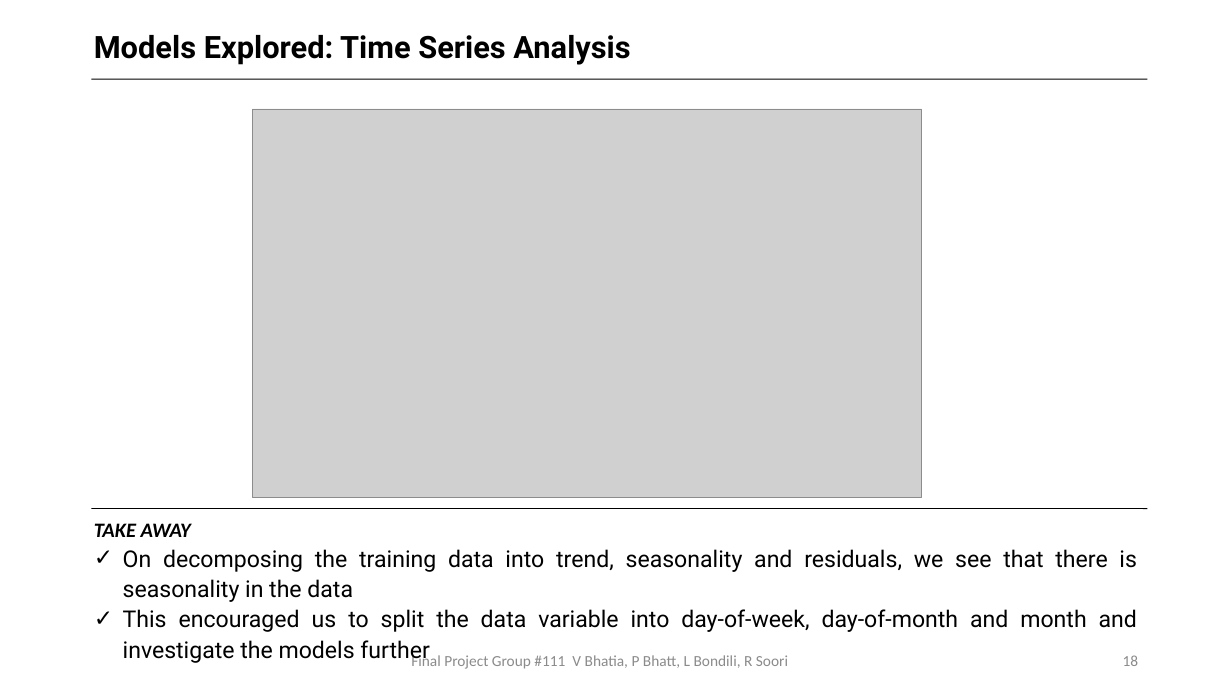
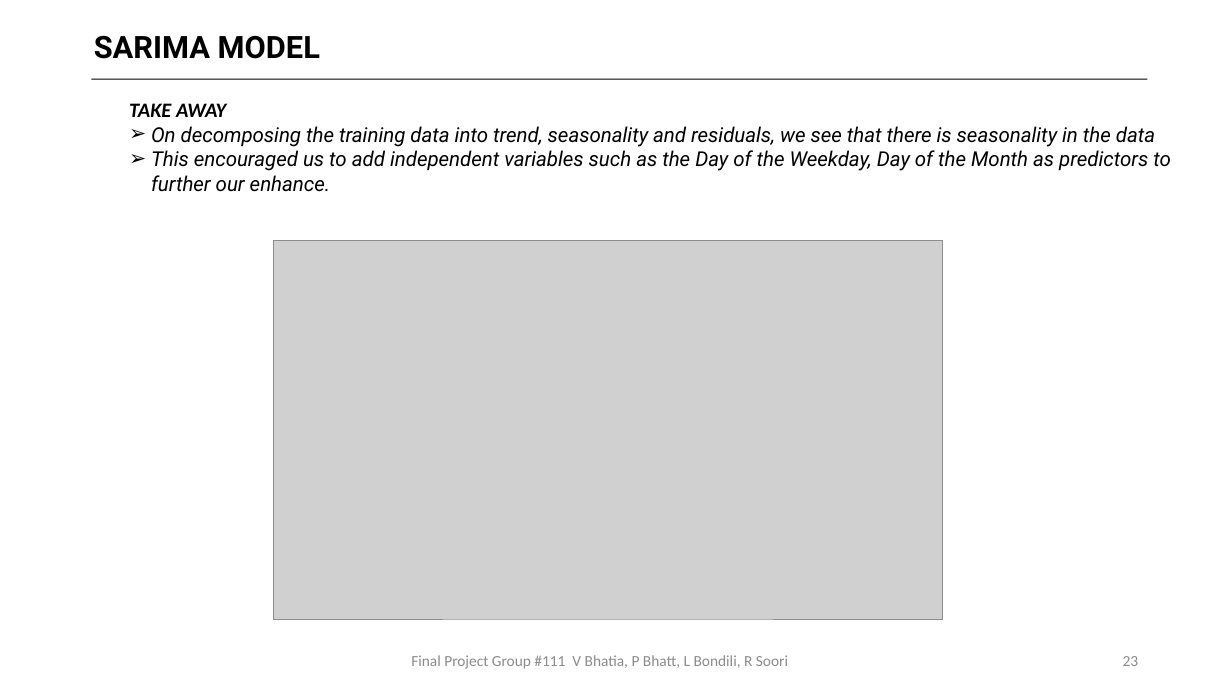
Before and after one commit to bhatiavr/cs109b-final-project-111, a slide deck: slide 23 of docs/Forecasting COVID-19 Cases Using SARS-Cov-2 Titers in Wastewater.pptx (slide 18 before the commit). Drawn at 1232x693 pixels with LibreOffice and Linux fonts; fonts in the diff are those of the drawing; grey boxes stand for pictures. Boxes give left, top, right and bottom in pixels: in the first picture for what was removed or moved away, otherwise in the second. Text is boxed around its words. In the diff, an @@ line names an element or a change of style, - is before the commit and + after.

```diff
--- a/docs/Forecasting COVID-19 Cases Using SARS-Cov-2 Titers in Wastewater.pptx
+++ b/docs/Forecasting COVID-19 Cases Using SARS-Cov-2 Titers in Wastewater.pptx
@@ text at box(94, 35, 320, 59): text changed @@
-Models Explored: Time Series Analysis
+SARIMA MODEL
@@ text "TAKE AWAY": place and size @@
-text "TAKE AWAY" at box(94, 523, 1137, 663)
+text "TAKE AWAY" at box(129, 103, 1171, 192)
@@ text at box(151, 126, 1155, 147): size 18 to 16 pt, italic on in "On decomposing the training data into trend, ..."; alignment justified to left; bullet ✓ to ➢; line spacing 1.1 to 1 @@
@@ text at box(151, 150, 1171, 192): text changed; size 18 to 16 pt; italic on @@
-✓ This encouraged us to split the data variable into day-of-week, day-of-month and month and investigate the models further
+➢ This encouraged us to add independent variables such as the Day of the Weekday, Day of the Month as predictors to further our enhance.
@@ picture: place and size @@
-picture at box(252, 109, 921, 497)
+picture at box(274, 240, 943, 619)
@@ line removed from (91, 508) to (1148, 508) @@
@@ page number at box(1123, 656, 1139, 666): text changed @@
-18
+23
```
Also in this commit, not shown: 9 other slides changed, 11 slides added, 3 slides removed, 1 other file.
